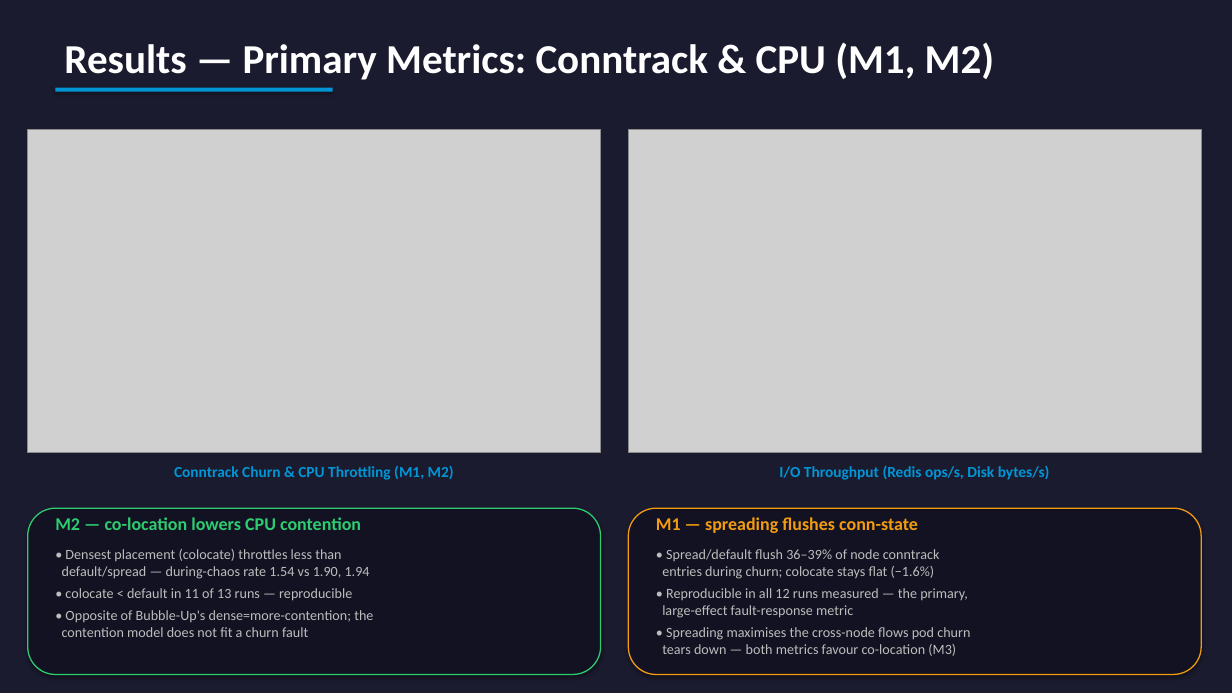
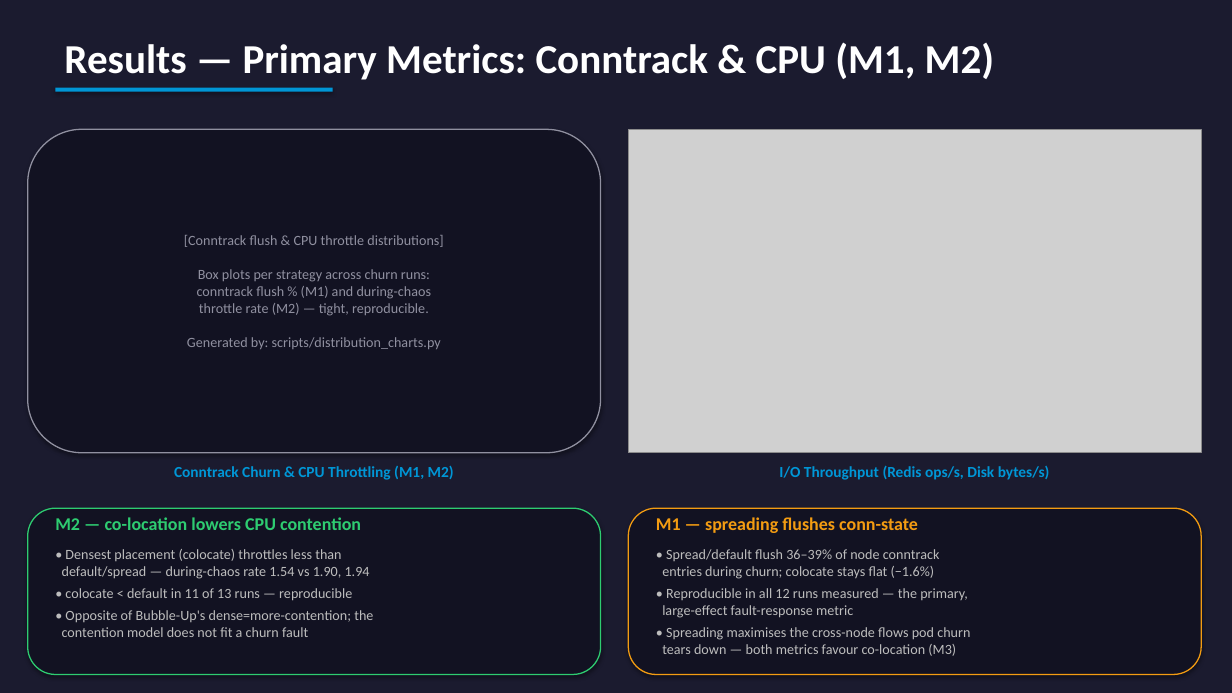
Before and after one commit to yhu02/uva-msc-thesis, a slide deck: slide 11 of ChaosProbe_Presentation.pptx. Drawn at 1232x693 pixels with LibreOffice and Linux fonts; fonts in the diff are those of the drawing; grey boxes stand for pictures. Boxes give left, top, right and bottom in pixels: in the first picture for what was removed or moved away, otherwise in the second. Text is boxed around its words. In the diff, an @@ line names an element or a change of style, - is before the commit and + after.

```diff
--- a/ChaosProbe_Presentation.pptx
+++ b/ChaosProbe_Presentation.pptx
@@ picture removed at (x1=28, y1=129, x2=601, y2=453) @@
@@ rounded rectangle added at (x1=28, y1=129, x2=601, y2=453), fill #121222, outline #9090A0 1 pt, 11 pt, text #9090A0 @@
+[Conntrack flush & CPU throttle distributions]
+Box plots per strategy across churn runs:
+conntrack flush % (M1) and during-chaos
+throttle rate (M2) — tight, reproducible.
+Generated by: scripts/distribution_charts.py
```
Also in this commit, not shown: 3 other slides changed, 3 other files.
